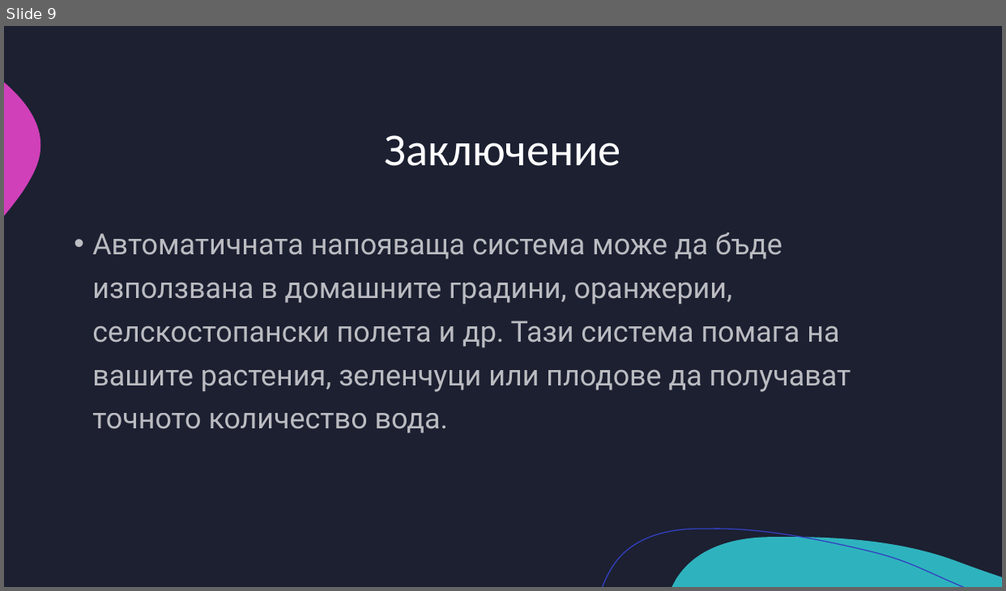
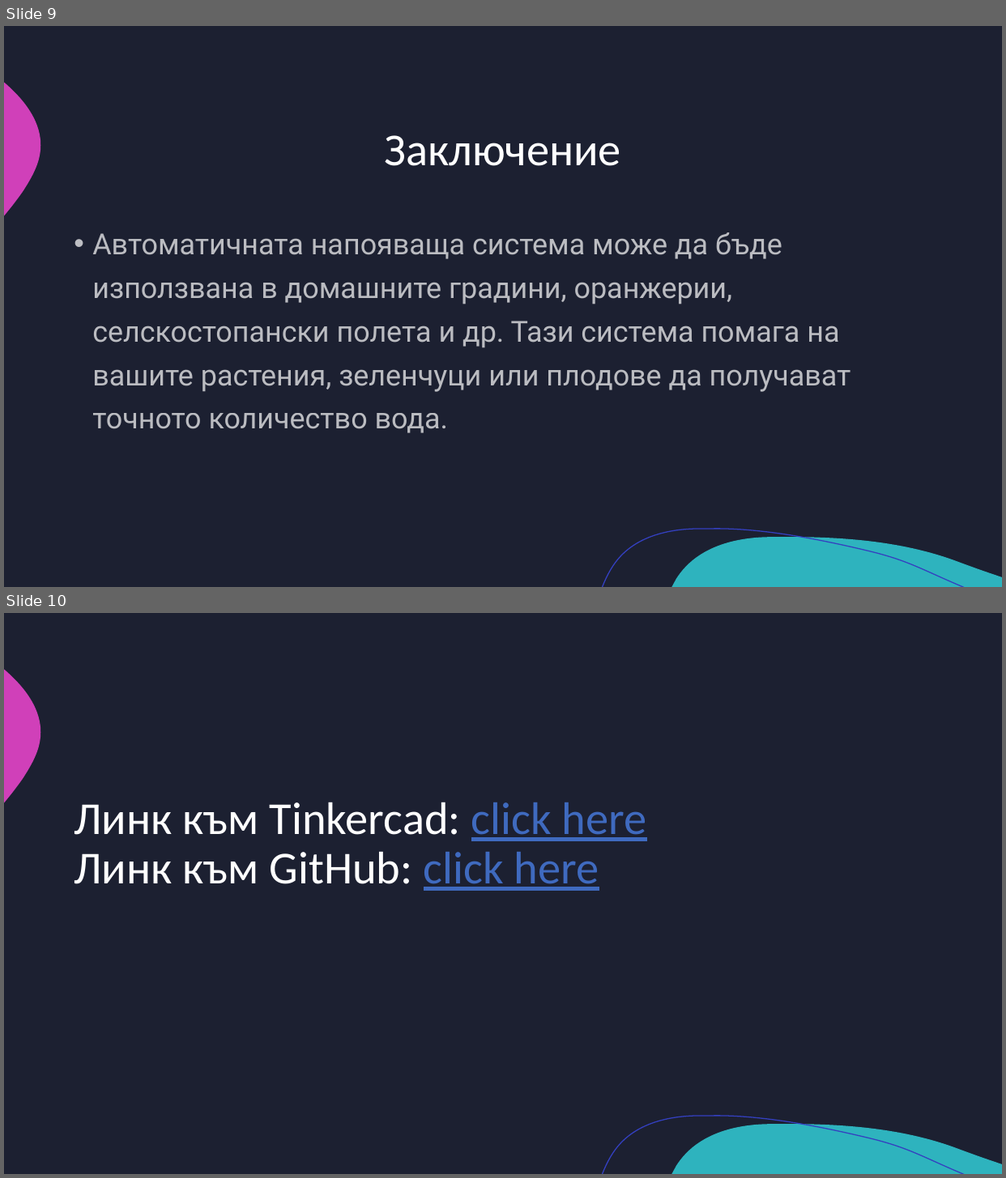
Before and after one commit to Kichikov28/Irrigation-System, a slide deck: Automatic irrigation system.pptx. Shown one above the other, each under a label of ours: slide 9 before the commit, slides 9 and 10 after it. The pictures are 1006x591 and 1006x1178 pixels, drawn with LibreOffice and Linux fonts; fonts in the diff are those of the drawing. Boxes give left, top, right and bottom in pixels: in the first picture for what was removed or moved away, otherwise in the second. Text is boxed around its words. In the diff, an @@ line names an element or a change of style, - is before the commit and + after.

```diff
--- a/Automatic irrigation system.pptx
+++ b/Automatic irrigation system.pptx
@@ slide 10 added at <box>4,613,1002,1174</box>, background #1C2031; not listed: 3 template elements that a slide beside it also shows @@
@@ title added at <box>74,802,647,891</box>, 44 pt, text #FFFFFF @@
+Линк към Tinkercad: click here
+Линк към GitHub: click here
```
Also in this commit, not shown: 5 slides changed, 1 other file.
